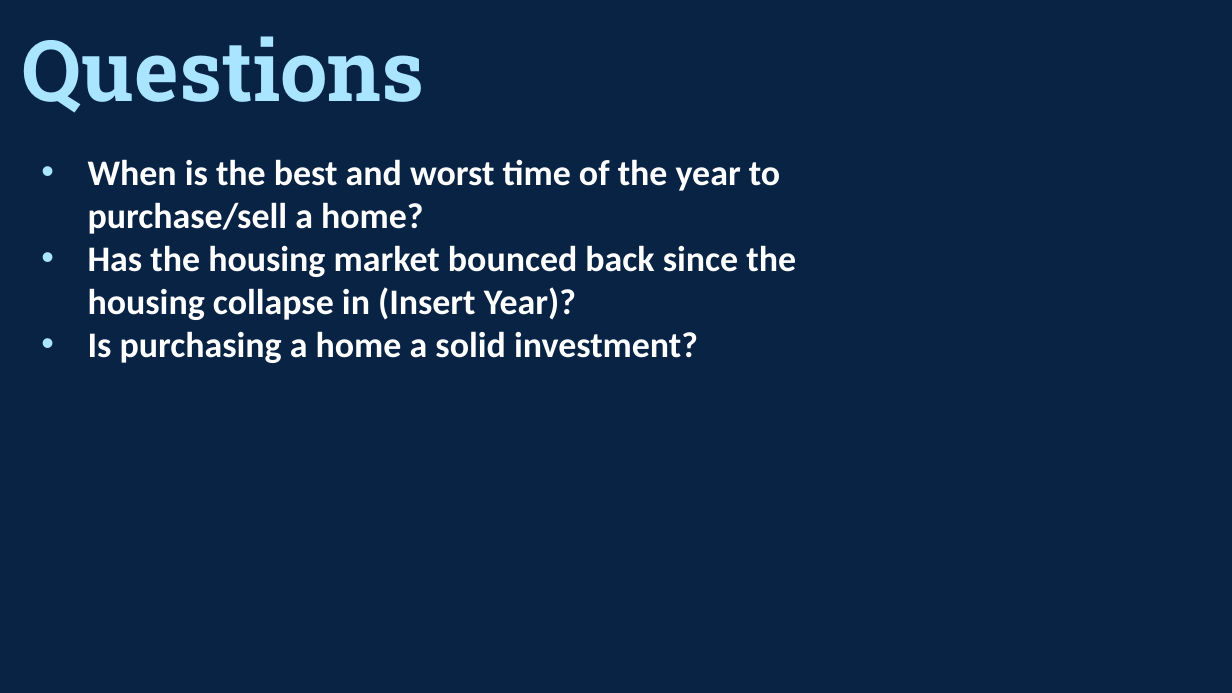
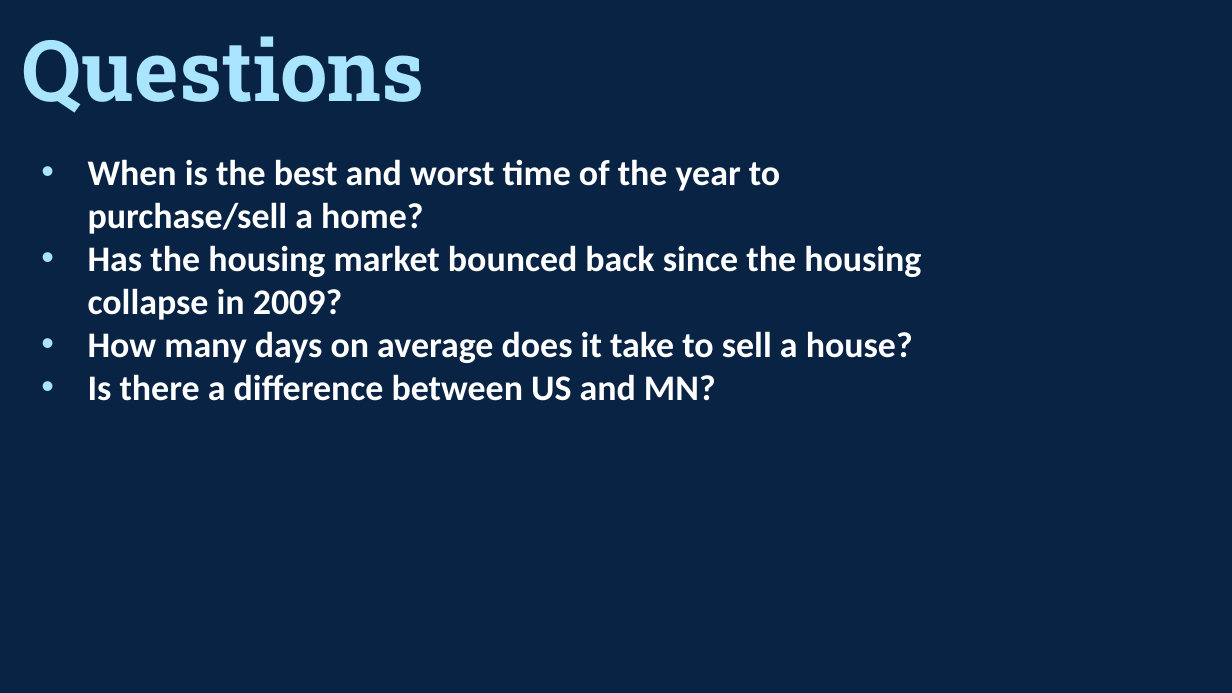
Before and after one commit to emobes22/project-one, a slide deck: slide 3 of Zillow_Powerpoint.pptx (slide 2 before the commit). Drawn at 1232x693 pixels with LibreOffice and Linux fonts; fonts in the diff are those of the drawing. Boxes give left, top, right and bottom in pixels: in the first picture for what was removed or moved away, otherwise in the second. Text is boxed around its words. In the diff, an @@ line names an element or a change of style, - is before the commit and + after.

```diff
--- a/Zillow_Powerpoint.pptx
+++ b/Zillow_Powerpoint.pptx
@@ text at <box>88,245,921,401</box>: text changed @@
-• Has the housing market bounced back since the housing collapse in (Insert Year)?
-• Is purchasing a home a solid investment?
+• Has the housing market bounced back since the housing collapse in 2009?
+• How many days on average does it take to sell a house?
+• Is there a difference between US and MN?
```
Also in this commit, not shown: 1 other slide changed, 12 slides added, 14 slides removed.
